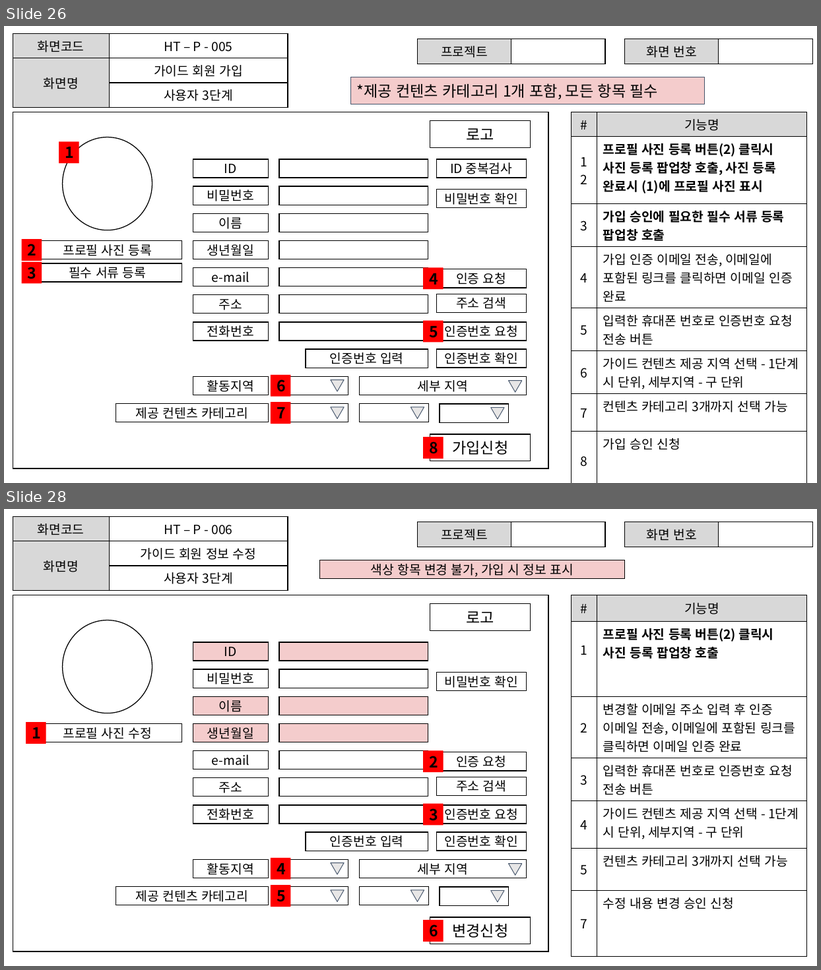
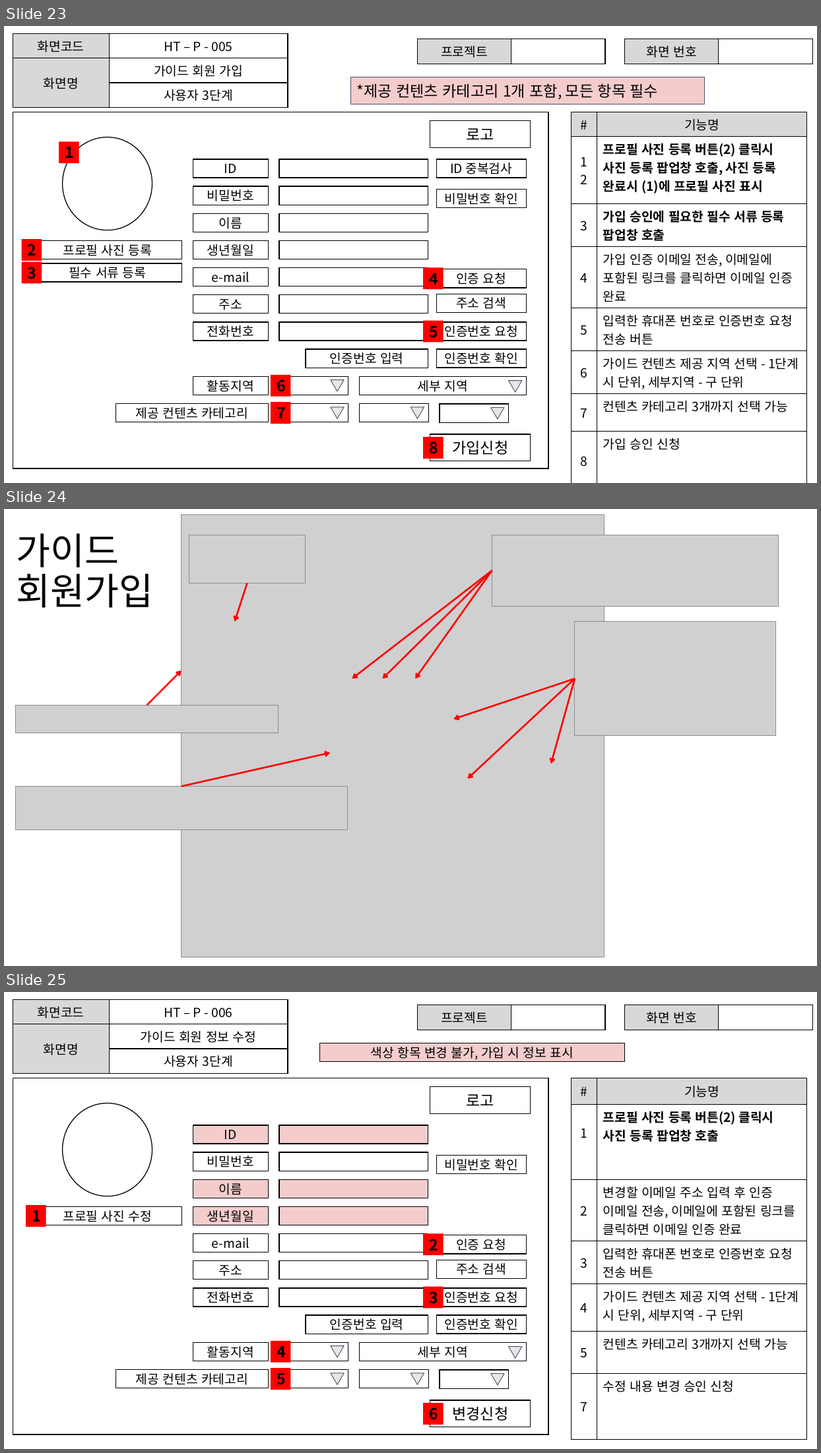
Before and after one commit to ezenteam2/TripMate, a slide deck: 2조 project02.pptx. Shown one above the other, each under a label of ours: slides 26 and 28 before the commit, slides 23, 24 and 25 after it; the slides between them are not shown. The pictures are 821x970 and 821x1453 pixels, drawn with LibreOffice and Linux fonts; fonts in the diff are those of the drawing; grey boxes stand for pictures. Boxes give left, top, right and bottom in pixels: in the first picture for what was removed or moved away, otherwise in the second. Text is boxed around its words. In the diff, an @@ line names an element or a change of style, - is before the commit and + after.

```diff
--- a/2조 project02.pptx
+++ b/2조 project02.pptx
@@ slide 24 added at bbox=[4, 509, 817, 966], background #FFFFFF @@
@@ picture added at bbox=[182, 514, 604, 956] @@
@@ title added at bbox=[17, 533, 154, 608], 44 pt, text #000000 @@
+가이드 회원가입
@@ picture added at bbox=[189, 535, 306, 583] @@
@@ picture added at bbox=[492, 535, 779, 606] @@
@@ arrow added from (248, 584) to (234, 622), #FF0000 2 pt @@
@@ arrow added from (492, 570) to (352, 679), #FF0000 2 pt @@
@@ arrow added from (492, 570) to (383, 679), #FF0000 2 pt @@
@@ arrow added from (492, 570) to (416, 679), #FF0000 2 pt @@
@@ picture added at bbox=[575, 622, 776, 737] @@
@@ arrow added from (147, 706) to (182, 671), #FF0000 2 pt @@
@@ arrow added from (575, 679) to (453, 720), #FF0000 2 pt @@
@@ arrow added from (575, 679) to (467, 779), #FF0000 2 pt @@
@@ arrow added from (575, 679) to (551, 764), #FF0000 2 pt @@
@@ picture added at bbox=[16, 706, 279, 733] @@
@@ arrow added from (182, 787) to (330, 753), #FF0000 2 pt @@
@@ picture added at bbox=[16, 787, 347, 830] @@
@@ what was slide 26 is now slide 23 @@
@@ what was slide 28 is now slide 25 @@
```
Also in this commit, not shown: 1 slide changed, 1 other slide added, 16 slides removed, 4 other files.
